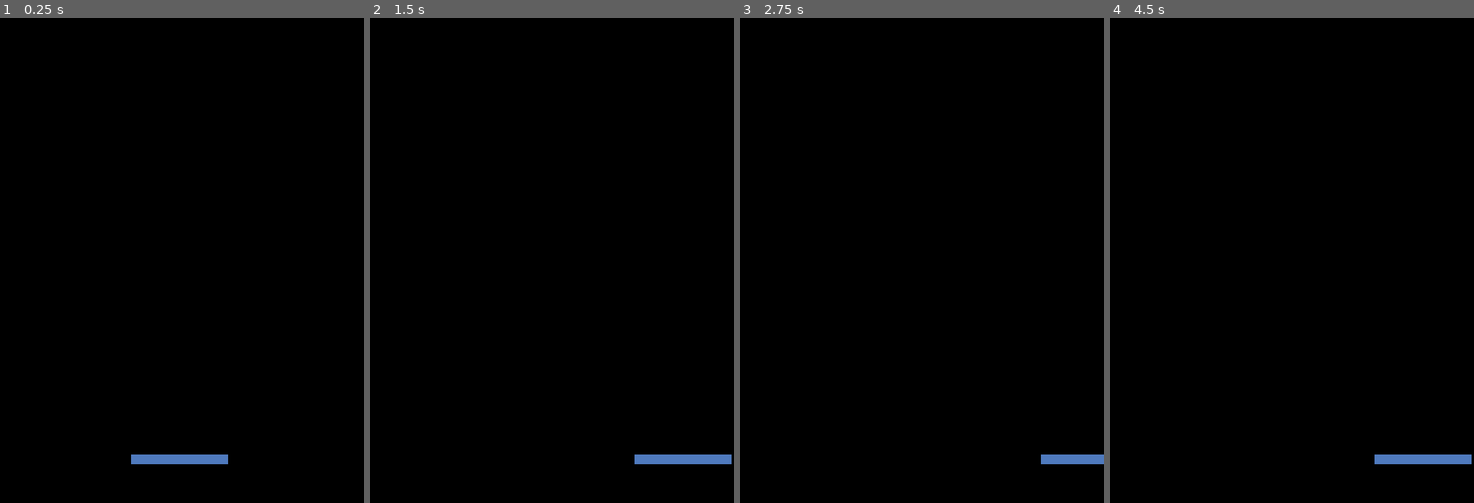
Above: before the commit, frames 1-4 (left to right).
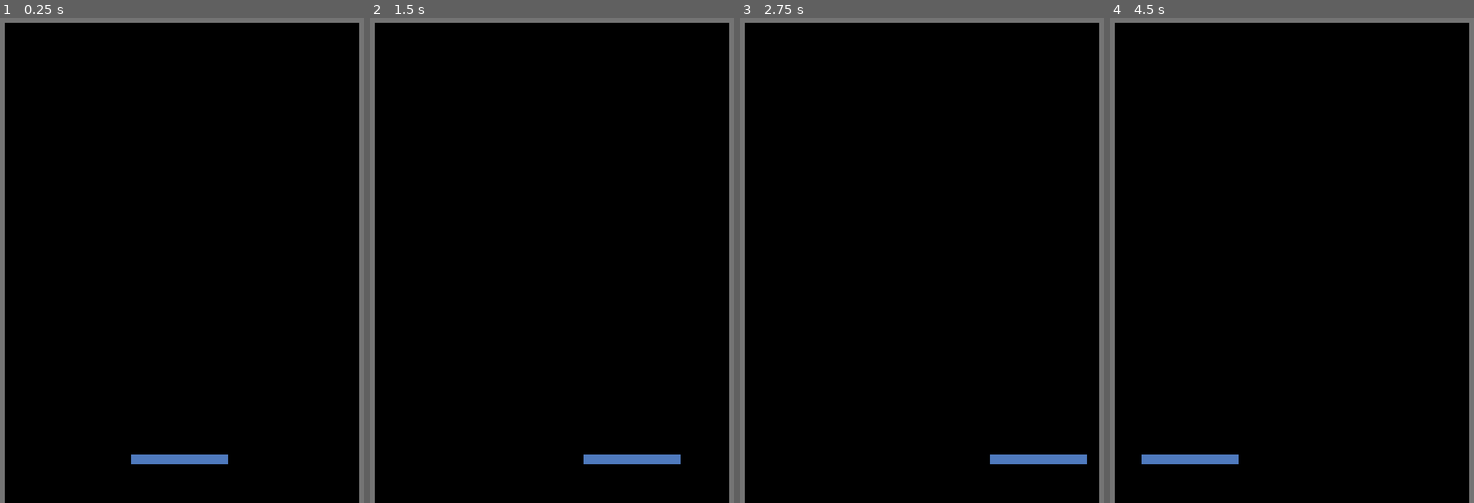
Above: after the commit, the same moments.

Repository: AnLaxina/godot-breakout
Game: Godot game, scene res://Scenes/level.tscn
Two runs of this game, one before a commit and one after it. Both use one fixed random seed, a clock stepped at 60 frames per second and the inputs below.
Inputs:
- Up to frame 1 (0.25 s): no input
- Up to frame 2 (1.5 s): tap Enter at 0.5 s; hold D (move_right) 0.53-1.28 s; hold A (move_left) from 1.28 s (still down)
- Up to frame 3 (2.75 s): release A (move_left) at 2.03 s; hold D (move_right) from 2.03 s (still down)
- Up to frame 4 (4.5 s): tap Space at 3.5 s; release D (move_right) at 3.53 s; hold A (move_left) from 3.53 s (still down)

The runs differ from the first frame. In frame 1, 3.6% of the frame differs, in the area x 0-100%, y 0-100%; in frame 2, 4.2%; in frame 3, 4.0%; in frame 4, 4.7%.

Commit message:
Add boundaries

Diff:
--- /dev/null
+++ b/Game/Scenes/boundaries.tscn
@@ -0,0 +1,84 @@
+[gd_scene load_steps=3 format=3 uid="uid://bt8s6ou2cc5gr"]
+
+[sub_resource type="RectangleShape2D" id="RectangleShape2D_aiemt"]
+size = Vector2(16, 800)
+
+[sub_resource type="RectangleShape2D" id="RectangleShape2D_20s35"]
+size = Vector2(568, 16)
+
+[node name="Boundaries" type="Node2D"]
+
+[node name="Walls" type="Node2D" parent="."]
+
+[node name="LeftWall" type="StaticBody2D" parent="Walls"]
+position = Vector2(0, 344)
+metadata/_edit_group_ = true
+
+[node name="ColorRect" type="ColorRect" parent="Walls/LeftWall"]
+anchors_preset = 8
+anchor_left = 0.5
+anchor_top = 0.5
+anchor_right = 0.5
+anchor_bottom = 0.5
+offset_left = -8.0
+offset_top = -344.0
+offset_right = 8.0
+offset_bottom = 456.0
+grow_horizontal = 2
+grow_vertical = 2
+color = Color(0.454902, 0.454902, 0.454902, 1)
+
+[node name="CollisionShape2D" type="CollisionShape2D" parent="Walls/LeftWall"]
+position = Vector2(0, 56)
+shape = SubResource("RectangleShape2D_aiemt")
+
+[node name="RightWall" type="StaticBody2D" parent="Walls"]
+position = Vector2(600, 344)
+metadata/_edit_group_ = true
+
+[node name="ColorRect" type="ColorRect" parent="Walls/RightWall"]
+anchors_preset = 8
+anchor_left = 0.5
+anchor_top = 0.5
+anchor_right = 0.5
+anchor_bottom = 0.5
+offset_left = -8.0
+offset_top = -344.0
+offset_right = 8.0
+offset_bottom = 456.0
+grow_horizontal = 2
+grow_vertical = 2
+color = Color(0.454902, 0.454902, 0.454902, 1)
+
+[node name="CollisionShape2D" type="CollisionShape2D" parent="Walls/RightWall"]
+position = Vector2(0, 56)
+shape = SubResource("RectangleShape2D_aiemt")
+
+[node name="Ceiling" type="StaticBody2D" parent="."]
+position = Vector2(300, 0)
+metadata/_edit_group_ = true
+
+[node name="ColorRect" type="ColorRect" parent="Ceiling"]
+anchors_preset = 8
+anchor_left = 0.5
+anchor_top = 0.5
+anchor_right = 0.5
+anchor_bottom = 0.5
+offset_left = -292.0
+offset_top = -8.0
+offset_right = 292.0
+offset_bottom = 8.0
+grow_horizontal = 2
+grow_vertical = 2
+color = Color(0.454902, 0.454902, 0.454902, 1)
+
+[node name="CollisionShape2D" type="CollisionShape2D" parent="Ceiling"]
+shape = SubResource("RectangleShape2D_20s35")
+
+[node name="Floor" type="Area2D" parent="."]
+position = Vector2(312, 800)
+metadata/_edit_group_ = true
+
+[node name="CollisionShape2D" type="CollisionShape2D" parent="Floor"]
+position = Vector2(-12, 0)
+shape = SubResource("RectangleShape2D_20s35")
--- a/Game/Scenes/level.tscn
+++ b/Game/Scenes/level.tscn
@@ -1,10 +1,13 @@
-[gd_scene load_steps=3 format=3 uid="uid://cmafobijnxpya"]
+[gd_scene load_steps=4 format=3 uid="uid://cmafobijnxpya"]
 
 [ext_resource type="Script" path="res://Scripts/level.gd" id="1_tvcgk"]
 [ext_resource type="PackedScene" uid="uid://df8atun07eri" path="res://Scenes/paddle.tscn" id="2_rx5ux"]
+[ext_resource type="PackedScene" uid="uid://bt8s6ou2cc5gr" path="res://Scenes/boundaries.tscn" id="3_fujq6"]
 
 [node name="Level" type="Node2D"]
 script = ExtResource("1_tvcgk")
 
 [node name="Paddle" parent="." instance=ExtResource("2_rx5ux")]
 position = Vector2(296, 728)
+
+[node name="Boundaries" parent="." instance=ExtResource("3_fujq6")]
